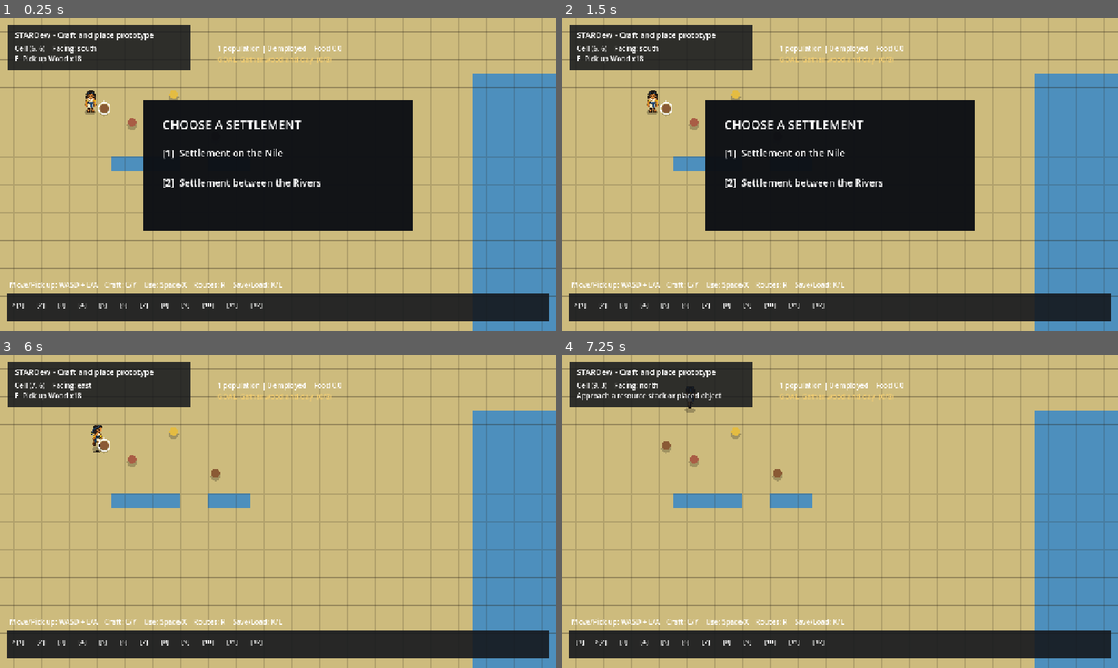
Above: before the commit, frames 1-4 (two rows, left to right).
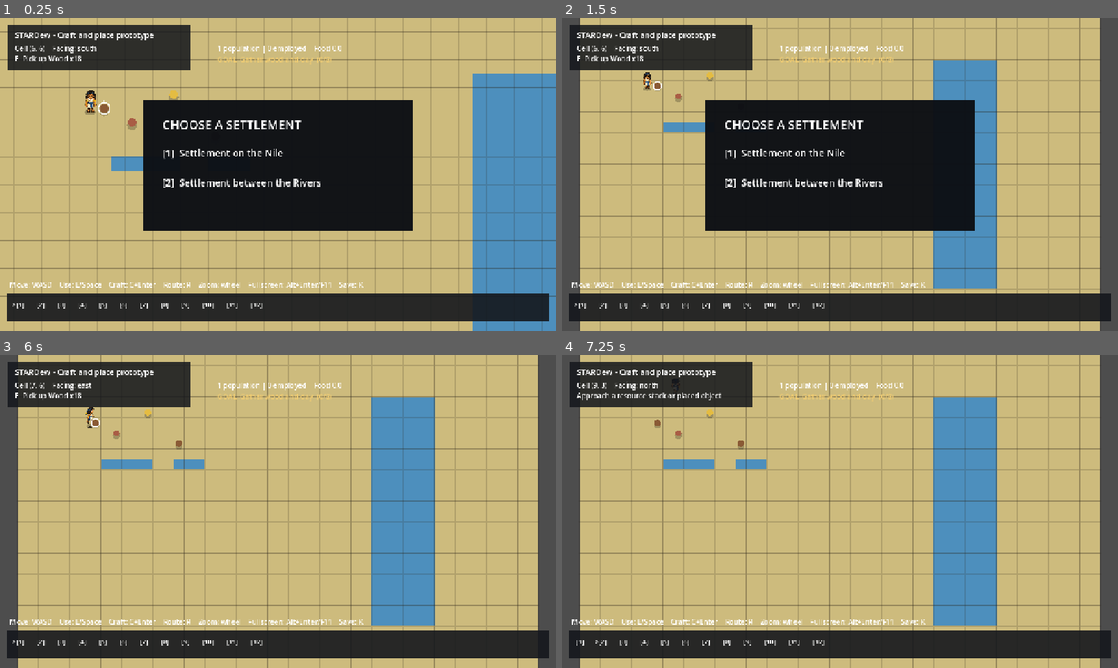
Above: after the commit, the same moments.

Repository: danisanchezcrespo/stardew
Game: Godot game, scene res://main.tscn
Two runs of this game, one before a commit and one after it. Both use one fixed random seed, a clock stepped at 60 frames per second and the inputs below.
Inputs (mouse positions are in pixels of both pictures, inside the frame that each line leads up to):
- Up to frame 1 (0.25 s): no input
- Up to frame 2 (1.5 s): tap Enter (craft_confirm) at 0.5, 1.25 s; move the mouse to (962, 158) at 0.52 s; hold D (move_right) 0.53-1.28 s; hold Mouse wheel up (zoom_in, bound only after the commit) 0.53-1.28 s; click (962, 158) at 0.67 s; tap Mouse wheel down (zoom_out, bound only after the commit) at 0.8, 1.35 s; move the mouse to (728, 190) at 1.27 s; hold S (menu_down) from 1.28 s (still down); click (728, 190) at 1.42 s
- Up to frame 3 (6 s): tap Mouse wheel up (zoom_in, bound only after the commit) at 1.55, 3.05, 4.55 s; tap Enter (craft_confirm) at 2, 3.5, 4.25 s; move the mouse to (333, 442) at 2.02 s; release S (menu_down) at 2.03 s; hold D (move_right) 2.03-2.78 s; hold Enter (craft_confirm) 2.03-2.78 s; click (333, 442) at 2.17 s; tap Mouse wheel down (zoom_out, bound only after the commit) at 2.3, 3.8, 5.3 s; move the mouse to (250, 574) at 2.77 s; hold W (menu_up) 2.78-3.53 s; tap E (interact) at 2.85 s; click (250, 574) at 2.92 s; move the mouse to (444, 558) at 3.52 s; hold C (open_crafting) 3.53-4.28 s; hold A (move_left) 3.53-5.03 s; click (444, 558) at 3.67 s; tap F11 (toggle_fullscreen, bound only after the commit) at 4.15 s; move the mouse to (111, 464) at 4.27 s; tap F (quick_next) at 4.35 s; click (111, 464) at 4.42 s; move the mouse to (305, 511) at 5.02 s; hold S (menu_down) 5.03-5.78 s; hold Q (quick_previous) 5.03-5.78 s; click (305, 511) at 5.17 s; move the mouse to (194, 433) at 5.77 s; hold D (move_right) from 5.78 s (still down); tap 1 (quick_slot_1) at 5.85 s; click (194, 433) at 5.92 s
- Up to frame 4 (7.25 s): tap Mouse wheel up (zoom_in, bound only after the commit) at 6.05 s; move the mouse to (962, 495) at 6.52 s; release D (move_right) at 6.53 s; hold W (menu_up) from 6.53 s (still down); hold 2 (quick_slot_2) from 6.53 s (still down); click (962, 495) at 6.67 s; tap Mouse wheel down (zoom_out, bound only after the commit) at 6.8 s

The runs differ from the first frame. In frame 1, 0.6% of the frame differs, in the area x 5-66%, y 84-87%; in frame 2, 27%; in frame 3, 33%, in the area x 0-100%, y 0-100%; in frame 4, 32%.

Commit message:
Add camera zoom and fullscreen controls

Diff:
--- a/godot/gameplay/main_game.gd
+++ b/godot/gameplay/main_game.gd
@@ -26,8 +26,10 @@
 const GRID_LINE := Color(0.16, 0.14, 0.10, 0.18)
 const INTERACTION_REACH_PX := 40.0
 const PLACEMENT_RANGE_CELLS := 4.0
+const CAMERA_ZOOM_LEVELS: Array[float] = [0.75, 1.0, 1.25, 1.5, 2.0]
 
 var player: CharacterBody2D
+var camera: Camera2D
 var position_label: Label
 var interaction_label: Label
 var inventory_label: Label
@@ -169,6 +171,15 @@
 
 
 func _unhandled_input(event: InputEvent) -> void:
+	if event.is_action_pressed("zoom_in"):
+		adjust_camera_zoom(1)
+		return
+	if event.is_action_pressed("zoom_out"):
+		adjust_camera_zoom(-1)
+		return
+	if event.is_action_pressed("toggle_fullscreen"):
+		toggle_fullscreen()
+		return
 	if scenario_select_open:
 		if event.is_action_pressed("quick_slot_1"):
 			select_scenario("res://scenarios/physical/ancient_egypt.json")
@@ -281,11 +292,32 @@
 	player = PlayerScene.instantiate()
 	player.position = Vector2(6.5, 6.5) * CELL_SIZE
 	add_child(player)
-	var camera: Camera2D = player.get_node("Camera2D")
+	camera = player.get_node("Camera2D")
 	camera.limit_left = 0
 	camera.limit_top = 0
 	camera.limit_right = int(WORLD_PIXELS.x)
 	camera.limit_bottom = int(WORLD_PIXELS.y)
+
+
+func adjust_camera_zoom(direction: int) -> float:
+	var current := camera.zoom.x
+	var nearest_index := 0
+	var nearest_distance := INF
+	for index in range(CAMERA_ZOOM_LEVELS.size()):
+		var distance := absf(CAMERA_ZOOM_LEVELS[index] - current)
+		if distance < nearest_distance:
+			nearest_distance = distance
+			nearest_index = index
+	var next_index := clampi(nearest_index + direction, 0, CAMERA_ZOOM_LEVELS.size() - 1)
+	var value := CAMERA_ZOOM_LEVELS[next_index]
+	camera.zoom = Vector2.ONE * value
+	return value
+
+
+func toggle_fullscreen() -> void:
+	var mode := DisplayServer.window_get_mode()
+	var is_fullscreen := mode == DisplayServer.WINDOW_MODE_FULLSCREEN or mode == DisplayServer.WINDOW_MODE_EXCLUSIVE_FULLSCREEN
+	DisplayServer.window_set_mode(DisplayServer.WINDOW_MODE_WINDOWED if is_fullscreen else DisplayServer.WINDOW_MODE_FULLSCREEN)
 
 
 func _build_items() -> void:
@@ -364,7 +396,7 @@
 	var help := Label.new()
 	help.set_anchors_preset(Control.PRESET_BOTTOM_LEFT)
 	help.position = Vector2(22, -118)
-	help.text = "Move/Pick up: WASD + E/A    Craft: C/Y    Use: Space/X    Routes: R    Save/Load: K/L"
+	help.text = "Move: WASD    Use: E/Space    Craft: C+Enter    Route: R    Zoom: wheel    Fullscreen: Alt+Enter/F11    Save: K"
 	help.add_theme_color_override("font_color", Color.WHITE)
 	help.add_theme_font_size_override("font_size", 16)
 	layer.add_child(help)
--- a/godot/input/input_defaults.gd
+++ b/godot/input/input_defaults.gd
@@ -22,6 +22,9 @@
 	# Function keys are reserved by the Godot editor while testing the game.
 	"save_game": [KEY_K],
 	"load_game": [KEY_L],
+	"zoom_in": [],
+	"zoom_out": [],
+	"toggle_fullscreen": [KEY_F11],
 }
 
 
@@ -56,6 +59,9 @@
 	_add_joypad_axis("move_up", JOY_AXIS_LEFT_Y, -1.0)
 	_add_joypad_axis("move_down", JOY_AXIS_LEFT_Y, 1.0)
 	_add_mouse_button("use_selected", MOUSE_BUTTON_LEFT)
+	_add_mouse_button("zoom_in", MOUSE_BUTTON_WHEEL_UP)
+	_add_mouse_button("zoom_out", MOUSE_BUTTON_WHEEL_DOWN)
+	_add_modified_key("toggle_fullscreen", KEY_ENTER, true)
 	for index in range(8):
 		var action := "quick_slot_%d" % (index + 1)
 		if not InputMap.has_action(action):
@@ -92,3 +98,13 @@
 	var event := InputEventMouseButton.new()
 	event.button_index = button
 	InputMap.action_add_event(action, event)
+
+
+static func _add_modified_key(action: String, keycode: Key, alt_pressed: bool = false) -> void:
+	for existing: InputEvent in InputMap.action_get_events(action):
+		if existing is InputEventKey and existing.keycode == keycode and existing.alt_pressed == alt_pressed:
+			return
+	var event := InputEventKey.new()
+	event.keycode = keycode
+	event.alt_pressed = alt_pressed
+	InputMap.action_add_event(action, event)
--- a/godot/project.godot
+++ b/godot/project.godot
@@ -21,6 +21,7 @@
 window/size/window_width_override=1280
 window/size/window_height_override=720
 window/stretch/mode="canvas_items"
+window/size/resizable=true
 
 [rendering]
 
--- /dev/null
+++ b/godot/tests/test_display_controls.gd
@@ -0,0 +1,32 @@
+extends SceneTree
+
+func _initialize() -> void:
+	var failures: Array[String] = []
+	var packed: PackedScene = load("res://main.tscn")
+	var game_root: Node = packed.instantiate()
+	root.add_child(game_root)
+	await process_frame
+	var game: Node2D = game_root.get_node("MainGame")
+	_expect(InputMap.has_action("zoom_in") and InputMap.has_action("zoom_out"), "Mouse-wheel zoom actions should exist.", failures)
+	_expect(InputMap.has_action("toggle_fullscreen"), "Fullscreen toggle action should exist.", failures)
+	_expect(is_equal_approx(game.camera.zoom.x, 1.0), "Camera should begin at readable 1x zoom.", failures)
+	var wheel_up := InputEventMouseButton.new()
+	wheel_up.button_index = MOUSE_BUTTON_WHEEL_UP
+	wheel_up.pressed = true
+	game._unhandled_input(wheel_up)
+	_expect(is_equal_approx(game.camera.zoom.x, 1.25), "Mouse wheel up should choose the next discrete zoom level.", failures)
+	game.adjust_camera_zoom(20)
+	_expect(is_equal_approx(game.camera.zoom.x, 2.0), "Zoom in should clamp at 2x.", failures)
+	game.adjust_camera_zoom(-20)
+	_expect(is_equal_approx(game.camera.zoom.x, 0.75), "Zoom out should clamp at 0.75x.", failures)
+	game_root.queue_free()
+	await process_frame
+	if failures.is_empty():
+		print("PASS: display controls")
+		quit(0)
+		return
+	for failure in failures: push_error(failure)
+	quit(1)
+
+func _expect(condition: bool, message: String, failures: Array[String]) -> void:
+	if not condition: failures.append(message)
Not shown, added: godot/tests/test_display_controls.gd.uid
Not shown, changed: docs/CONTROLS_AND_UI.md
Not shown, changed: godot/tests/README.md
